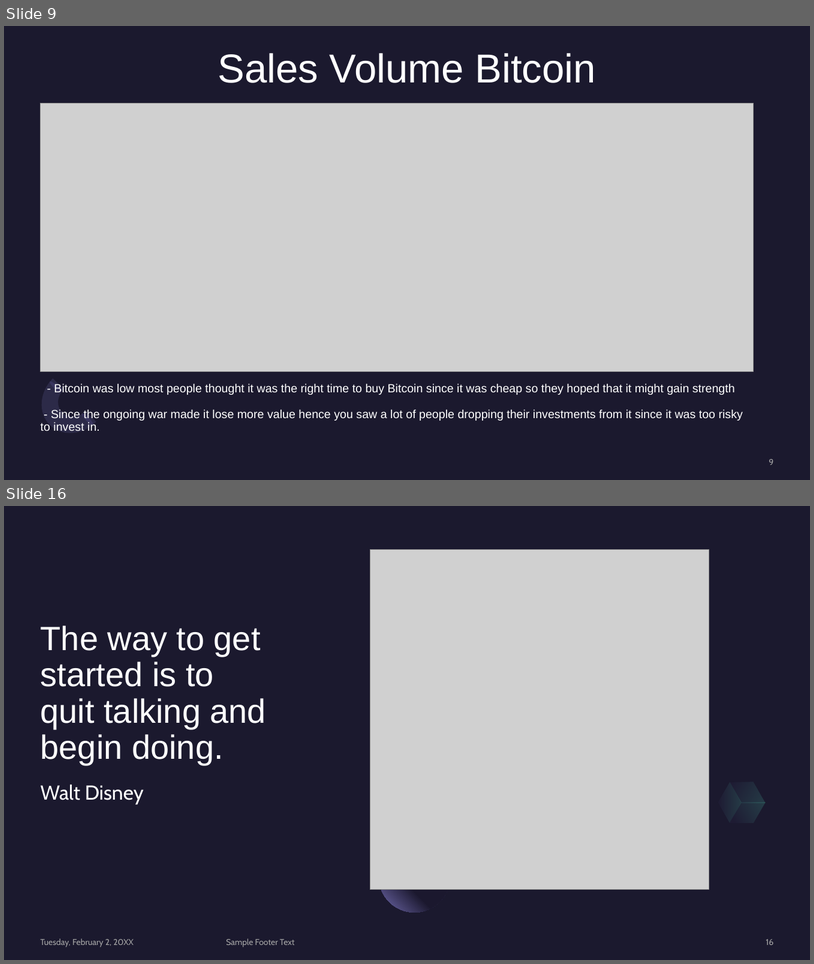
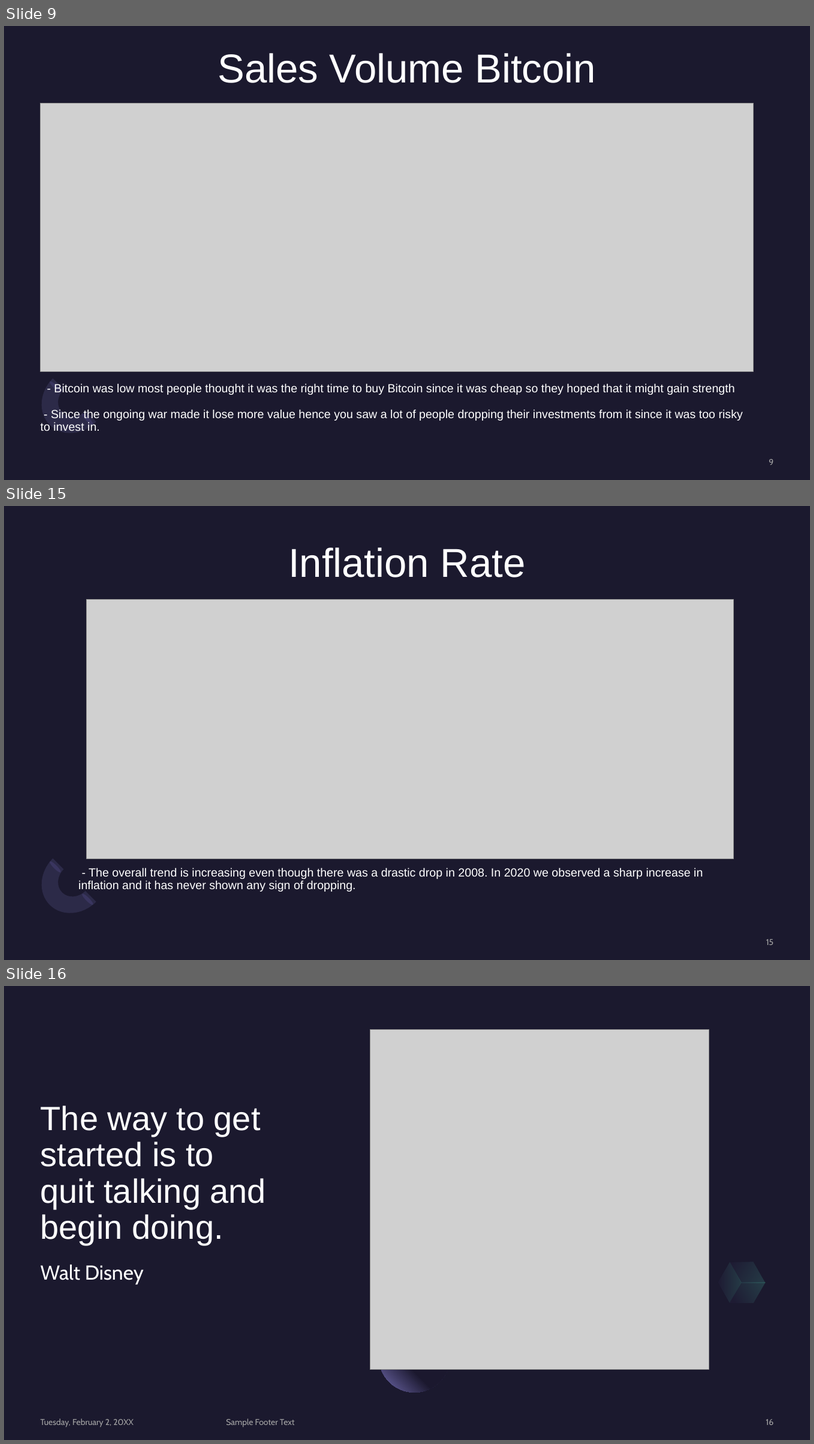
Before and after one commit to MlondiMq/Assignment-4, a slide deck: STOCK MARKET INVESTMENT STRATEGY.pptx. Shown one above the other, each under a label of ours: slides 9 and 16 before the commit, slides 9, 15 and 16 after it; the slides between them are not shown. The pictures are 814x964 and 814x1444 pixels, drawn with LibreOffice and Linux fonts; fonts in the diff are those of the drawing; grey boxes stand for pictures. Boxes give left, top, right and bottom in pixels: in the first picture for what was removed or moved away, otherwise in the second. Text is boxed around its words. In the diff, an @@ line names an element or a change of style, - is before the commit and + after.

```diff
--- a/STOCK MARKET INVESTMENT STRATEGY.pptx
+++ b/STOCK MARKET INVESTMENT STRATEGY.pptx
@@ slide 15 added at [4, 506, 810, 960], background #1B192E; not listed: 3 template elements that a slide beside it also shows @@
@@ title added at [288, 547, 526, 577], 48 pt, text #FFFFFF @@
+Inflation Rate
@@ picture added at [86, 599, 734, 859] @@
@@ text added at [78, 867, 703, 891], 14 pt, text #FFFFFF @@
+- The overall trend is increasing even though there was a drastic drop in 2008. In 2020 we observed a sharp increase in inflation and it has never shown any sign of dropping.
@@ page number added at [767, 939, 774, 945], 10 pt, text #A5A5A5 @@
+15
```
Also in this commit, not shown: 5 slides changed, 1 slide removed.
